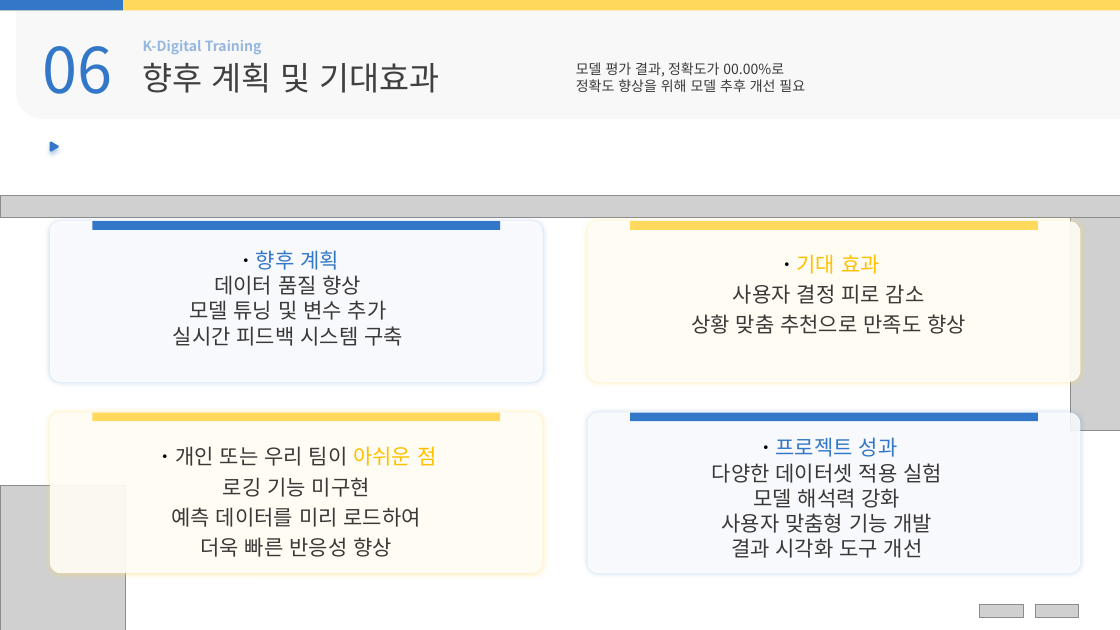
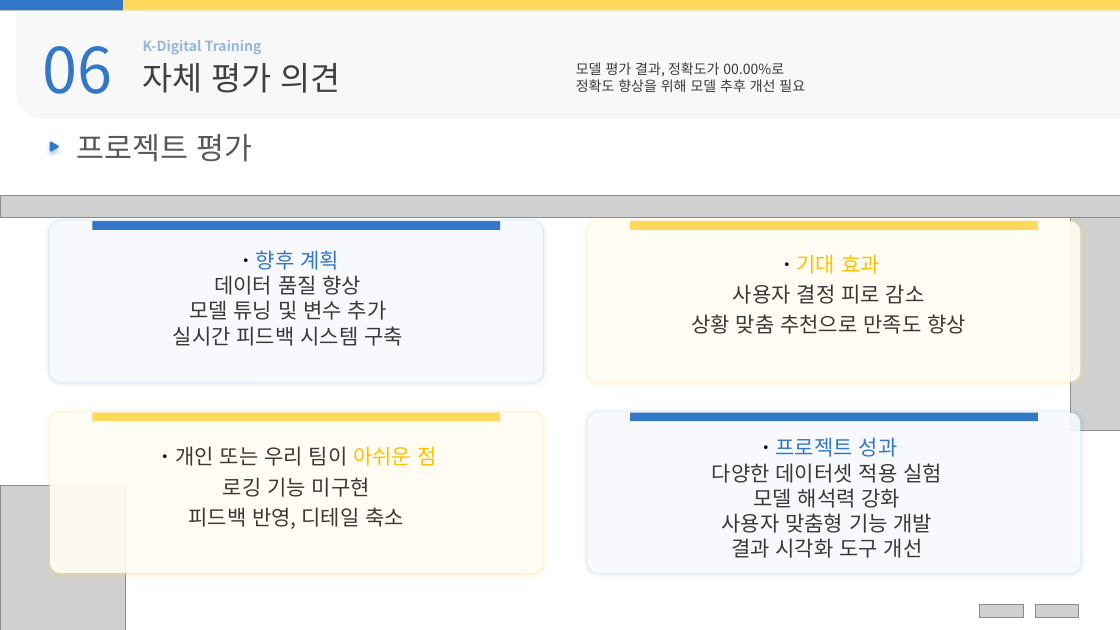
Before and after one commit to Hiddle00/project2_weather, a slide deck: slide 32 of 최종발표/05.D팀_최종발표.pptx (slide 26 before the commit). Drawn at 1120x630 pixels with LibreOffice and Linux fonts; fonts in the diff are those of the drawing; grey boxes stand for pictures; background and template pictures are left out. Boxes give left, top, right and bottom in pixels: in the first picture for what was removed or moved away, otherwise in the second. Text is boxed around its words. In the diff, an @@ line names an element or a change of style, - is before the commit and + after.

```diff
--- a/최종발표/05.D팀_최종발표.pptx
+++ b/최종발표/05.D팀_최종발표.pptx
@@ text at [143,63,341,93]: text changed @@
-향후 계획 및 기대효과
+자체 평가 의견
@@ text added at [76,134,253,162], 26 pt, text #595959 @@
+프로젝트 평가
@@ text at [188,507,404,529]: text changed @@
-예측 데이터를 미리 로드하여
-더욱 빠른 반응성 향상
+피드백 반영, 디테일 축소
```
Also in this commit, not shown: 12 other slides changed, 6 slides added.
